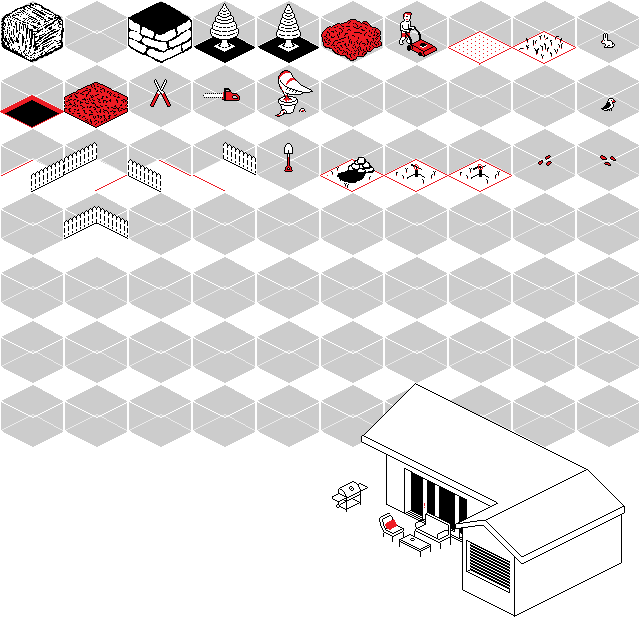
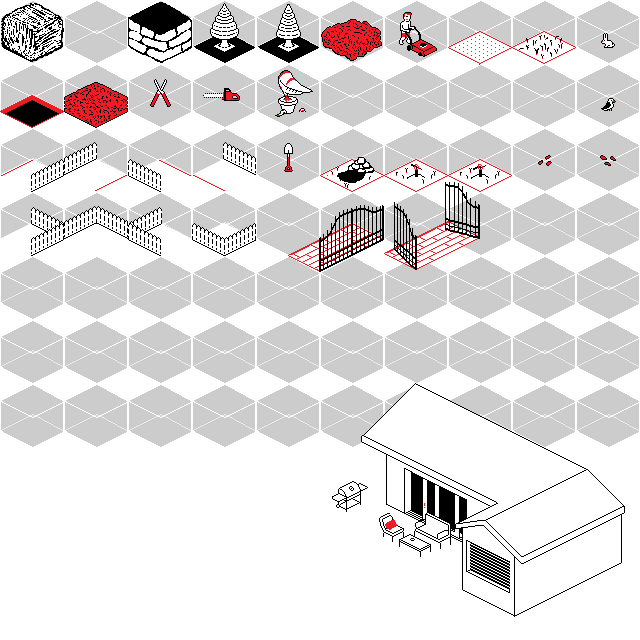
The second 640 × 640 image is a revision of the first. Changes to its layers:
added group "Gate Left open" with 4 layers above "Gate Right open" over [384,202,448,270]
added layer "bricks" (1st of 2, in "Gate Left open") in group "Gate Left open" over [387,237,443,266]
added layer "red" (1st of 2, in "Gate Left open") in group "Gate Left open" over [384,237,448,270]
added layer "white frame copy" (1st of 4, in "Gate Left open") in group "Gate Left open" over [384,237,448,270]
added group "Gate Right open" with 4 layers above "Gate Left" over [416,182,480,254]
added layer "gate copy" in group "Gate Right open" over [445,182,480,239]
added layer "bricks" (2nd of 2, in "Gate Right open") in group "Gate Right open" over [417,222,473,251]
added layer "red" (2nd of 2, in "Gate Right open") in group "Gate Right open" over [416,221,480,254]
added layer "white frame copy" (2nd of 4, in "Gate Right open") in group "Gate Right open" over [416,221,480,254]
added group "Gate Left" with 6 layers above "Gate Right" over [288,208,352,272]
added layer "horiz" (1st of 2, in "Gate Left") in group "Gate Left" over [321,211,351,271]
added layer "sides" in group "Gate Left" over [319,208,352,272]
added layer "bricks copy 2" in group "Gate Left" over [291,239,347,268]
added layer "red copy" in group "Gate Left" over [288,239,352,272]
added layer "white frame copy" (3rd of 4, in "Gate Left") in group "Gate Left" over [288,239,352,272]
added group "Gate Right" with 7 layers above "Temp" over [320,205,384,256]
added layer "sides copy" in group "Gate Right" over [352,205,384,256]
added layer "red copy 2" in group "Gate Right" over [320,223,384,256]
added layer "white frame copy" (4th of 4, in "Gate Right") in group "Gate Right" over [320,223,384,256]
showed "fence_NE", moved it into group "Tiles" over [2,207,64,256]
showed "fence_SW", moved it into group "Tiles" over [128,207,191,256]
showed "fence_SE", moved it into group "Tiles" over [192,223,256,256]
…and 6 more changes (6 added)
